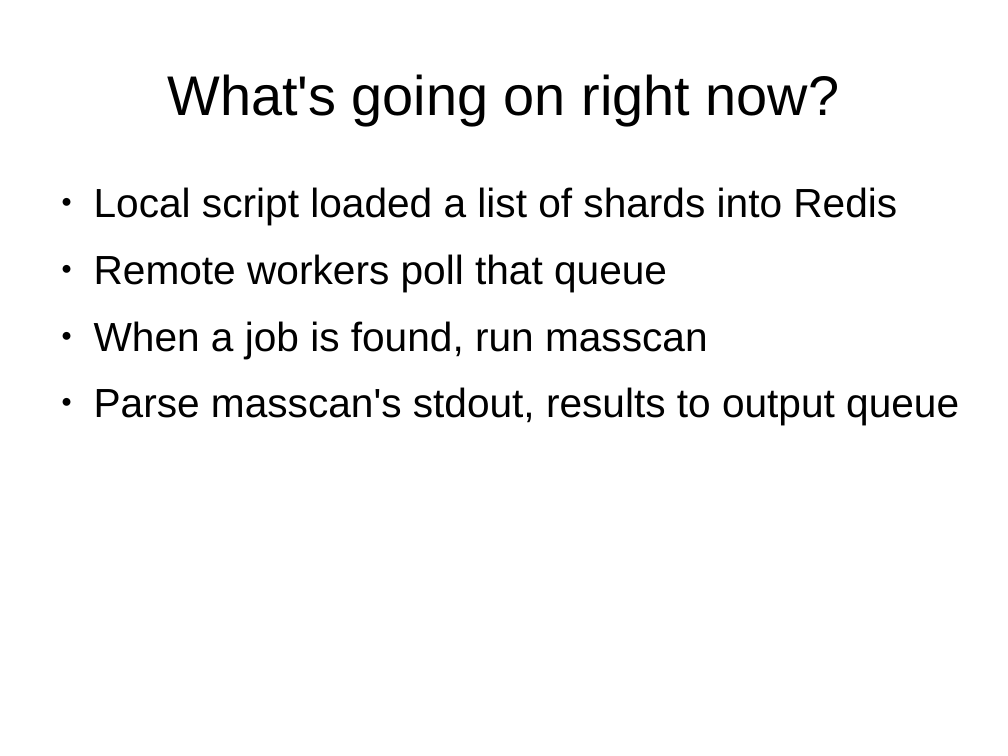
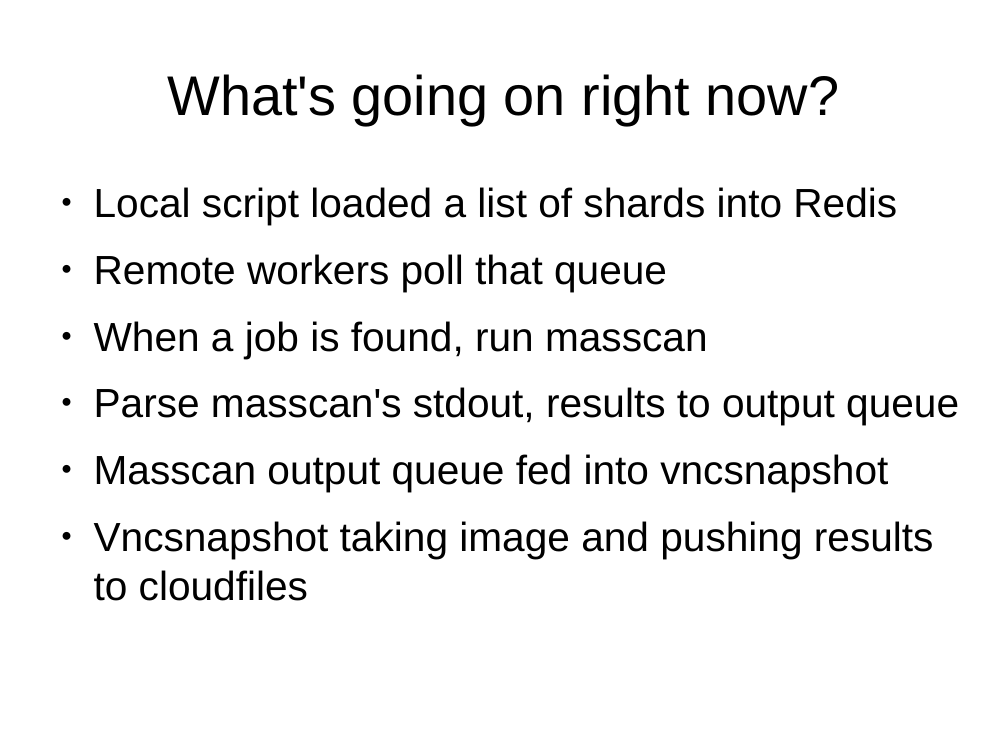
Before and after one commit to PaulMcMillan/toorcon_2013, a slide deck: slide 7 of slides/paul_mcmillan_toorcon_sd_2013.odp (slide 6 before the commit). Drawn at 1008x756 pixels with LibreOffice and Linux fonts; fonts in the diff are those of the drawing. Boxes give left, top, right and bottom in pixels: in the first picture for what was removed or moved away, otherwise in the second. Text is boxed around its words. In the diff, an @@ line names an element or a change of style, - is before the commit and + after.

```diff
--- a/slides/paul_mcmillan_toorcon_sd_2013.odp
+++ b/slides/paul_mcmillan_toorcon_sd_2013.odp
@@ text at [94, 454, 934, 601]: paragraphs added @@
+● Masscan output queue fed into vncsnapshot
+● Vncsnapshot taking image and pushing results to cloudfiles
```
Also in this commit, not shown: 4 slides added, 6 other files.
